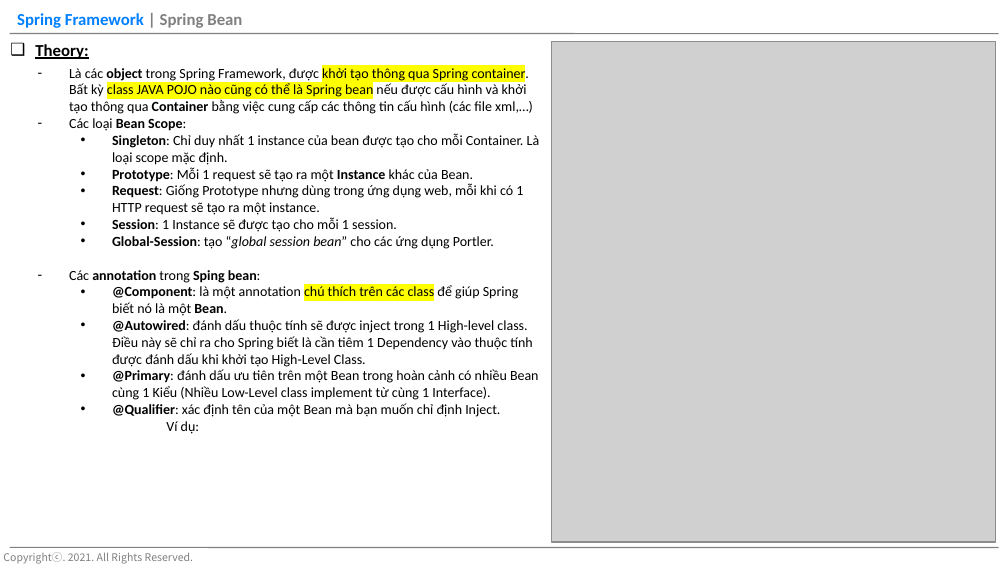
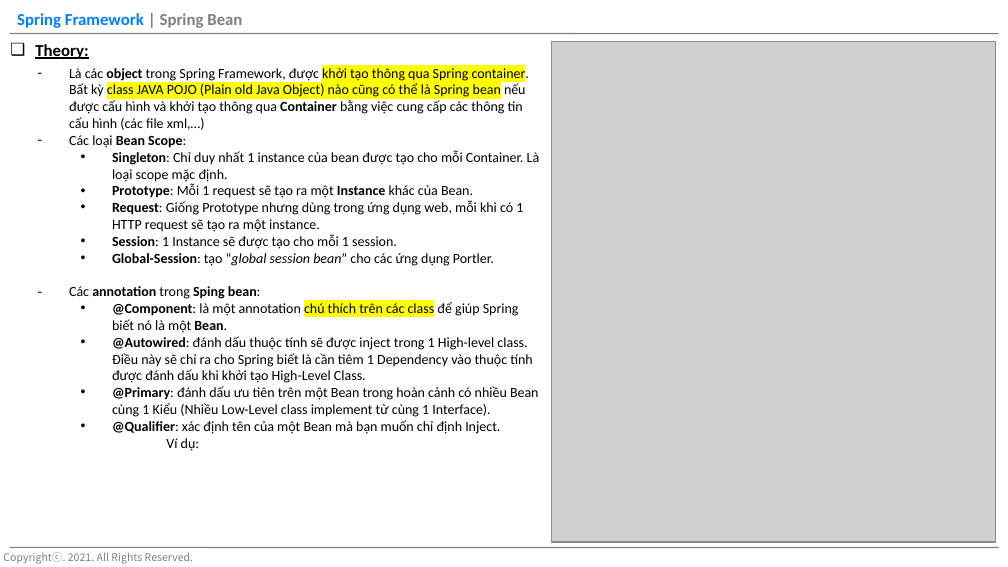
Before and after one commit to phankhacdien/BackEnd-Web-Dev-Study, a slide deck: slide 1 of DOC/4, Spring FrameWork/Spring Doc by Sherlock/3. [Spring] Spring Bean.pptx. Drawn at 1008x567 pixels with LibreOffice and Linux fonts; fonts in the diff are those of the drawing; grey boxes stand for pictures. Boxes give left, top, right and bottom in pixels: in the first picture for what was removed or moved away, otherwise in the second. Text is boxed around its words. In the diff, an @@ line names an element or a change of style, - is before the commit and + after.

```diff
--- a/DOC/4, Spring FrameWork/Spring Doc by Sherlock/3. [Spring] Spring Bean.pptx
+++ b/DOC/4, Spring FrameWork/Spring Doc by Sherlock/3. [Spring] Spring Bean.pptx
@@ text at <box>69,66,529,130</box>: text changed @@
-– Là các object trong Spring Framework, được khởi tạo thông qua Spring container. Bất kỳ class JAVA POJO nào cũng có thể là Spring bean nếu được cấu hình và khởi tạo thông qua Container bằng việc cung cấp các thông tin cấu hình (các file xml,…)
+– Là các object trong Spring Framework, được khởi tạo thông qua Spring container. Bất kỳ class JAVA POJO (Plain old Java Object) nào cũng có thể là Spring bean nếu được cấu hình và khởi tạo thông qua Container bằng việc cung cấp các thông tin cấu hình (các file xml,…)
```
Also in this commit, not shown: 1 other slide changed, 28 other files.
